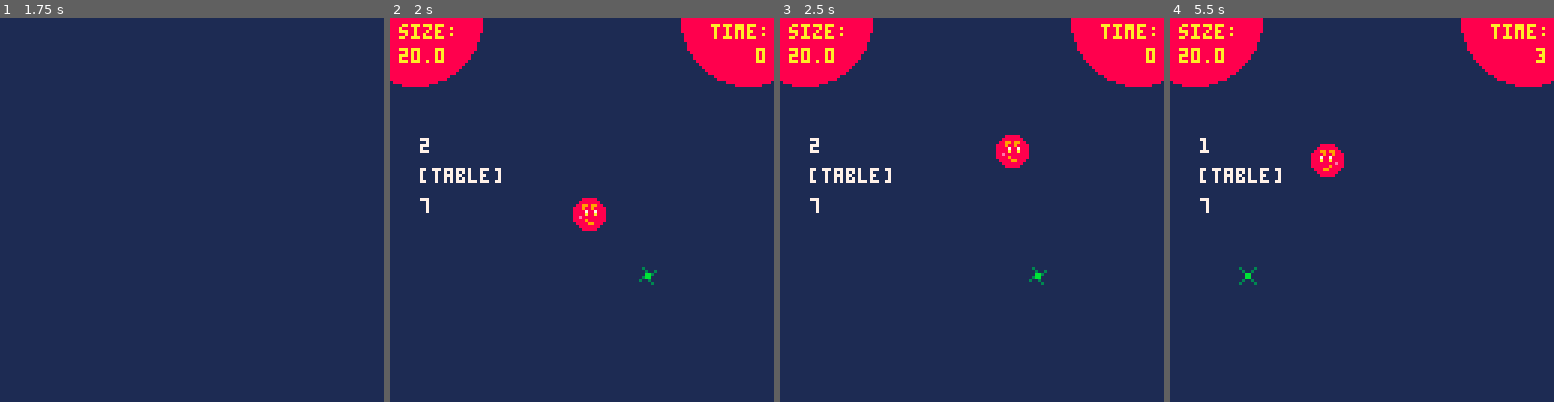
Above: before the commit, frames 1-4 (left to right).
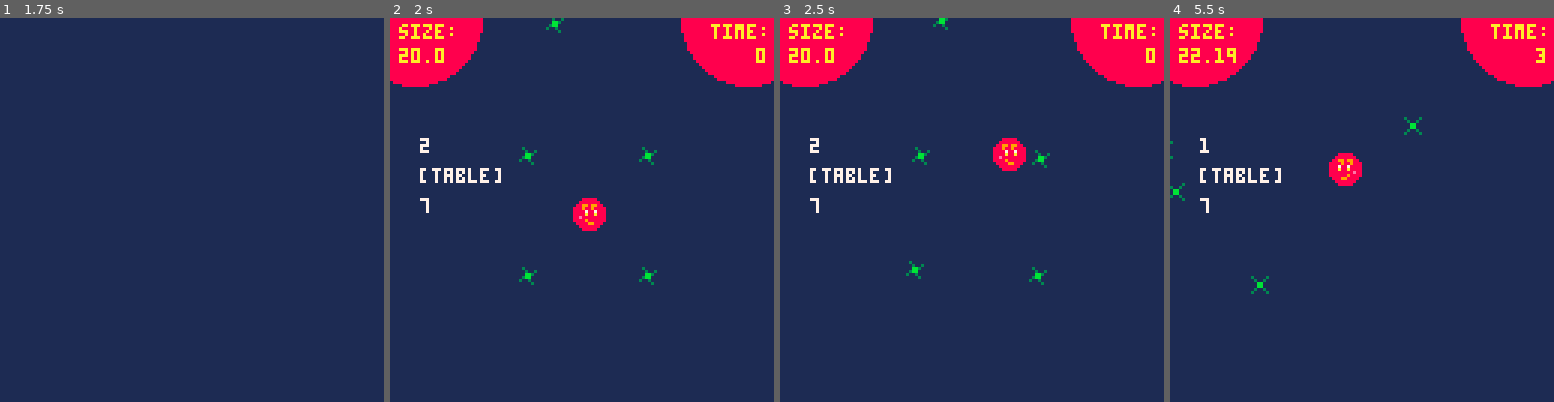
Above: after the commit, the same moments.

Repository: acmcpheron02/beeg
Game: PICO-8 cartridge beeg.p8
Same seed, same stepped clock (60 frames per second), same inputs: the game is played once before the commit and once after it.
Inputs:
- Up to frame 1 (1.75 s): tap X (X key) at 0.33, 1.07 s; hold Right from 1.6 s (still down)
- Up to frame 2 (2 s): keep holding Right; tap X (X key) at 1.85 s
- Up to frame 3 (2.5 s): release Right at 2.1 s; hold Up 2.15-2.42 s; hold Right from 2.47 s (still down)
- Up to frame 4 (5.5 s): tap X (X key) at 2.97, 4.08, 5.2 s; release Right at 3.03 s; hold Left 3.08-3.58 s; hold Down 3.63-3.97 s; hold Right 4.02-4.68 s; hold Up 4.73-5.03 s; hold Left from 5.08 s (still down)

Frame 1 is identical in both runs. In frame 2, 0.3% of the frame differs, in the area x 33-70%, y 0-70%; in frame 3, 0.6%; in frame 4, 1.3%, in the area x 0-66%, y 7-72%.

Commit message:
new sprites for other foods

Diff:
--- a/beeg.p8
+++ b/beeg.p8
@@ -81,10 +81,12 @@
 end
 
 function lvl1_init()
-  player = make_player(600, 600, 6, 6)
+  player = make_player(300, 300, 6, 6)
   cam = make_camera()
-  make_actor("food", 620, 620, 7, 7, food_sprites["plankton"], 16)
-  --make_actor("food", 620, 580, 7, 7, 32)
+  make_actor("food", 320, 320, 7, 7, food_sprites["plankton"], 16)
+  make_actor("food", 280, 320, 7, 7, food_sprites["plankton"], 16)
+  make_actor("food", 320, 280, 7, 7, food_sprites["plankton"], 16)
+  make_actor("food", 280, 280, 7, 7, food_sprites["plankton"], 16)
 end
 
 function lvl1_draw()
@@ -110,9 +112,9 @@
 function lvl1_update()
   player.move()
   cam.cameraDraw()
-  -- while #actors < 16 do
-  --   spawn_food()
-  -- end
+  while #actors < 16 do
+    spawn_food()
+  end
   collisions()
   foreach(particles, update_particles)
   for i in pairs(actors) do
@@ -185,11 +187,11 @@
   end
   function a.move_actor()
     if a.aniseed == nil then
-      a.aniseed = rnd(a.interval)
+      a.aniseed = flr(rnd(a.interval))
     end
     if ani%16 == a.aniseed then
-      a.x += 2
-      a.y += 2
+      a.x += rnd(4)-2
+      a.y += rnd(4)-2
     end
   end
   add(actors, a)
@@ -233,7 +235,7 @@
   p.x_speed = 0
   p.y_speed = 0
   p.mass = 20.0
-  p.base_accel = 0.6
+  p.base_accel = 0.55
   p.base_friction = .45
   p.base_mass = 20
   p.max_speed = 3
@@ -362,7 +364,7 @@
   if spawnDir == 1 then x,y = -64-soff,offset end
   if spawnDir == 2 then x,y = offset,64+soff end
   if spawnDir == 3 then x,y = offset,-64-soff end
-  make_actor("food", x+cam.posx+64, y+cam.posy+64, 7, 7, 32) --make_actor(k,x,y,h,w,s)
+  make_actor("food", x+cam.posx+64, y+cam.posy+64, 6, 6, food_sprites["plankton"],16) --make_actor(k,x,y,h,w,s,ivl)
 end
 
 function eat_fx (pl, t)
@@ -430,8 +432,8 @@
 
 
 __gfx__
-09909900099099000900090009000900000000000000000000000000000000000000000000000000000000000000000000000000000000000000000000000000
-00000000090090009070709000909000000000000000000000000000000000000000000000000000000000000000000000000000000000000000000000000000
+09909900099099000900090000000000000000000000000000000000000000000000000000000000000000000000000000000000000000000000000000000000
+00000000090090009070709009909900000000000000000000000000000000000000000000000000000000000000000000000000000000000000000000000000
 007070000070070000a0a00000000000000000000000000000000000000000000000000000000000000000000000000000000000000000000000000000000000
 00a0a00000a00a00e00000e000707000000000000000000000000000000000000000000000000000000000000000000000000000000000000000000000000000
 e00000e0e00000000090900000a0a000000000000000000000000000000000000000000000000000000000000000000000000000000000000000000000000000
@@ -446,20 +448,20 @@
 11111111c1c11111111cc11111111111c6c11ccccc16c16c00000000000000000000000000000000000000000000000000000000000000000000000000000000
 111111111c11111111111111111111c1111111111111111100000000000000000000000000000000000000000000000000000000000000000000000000000000
 11111111111111111111111111111111111111111111111100000000000000000000000000000000000000000000000000000000000000000000000000000000
-00000000000000000000000000000000000000000000000000000000000000000000000000000000000000000000000000000000000000000000000000000000
-03000030000003000000000000000000000000000000000000000000000000000000000000000000000000000000000000000000000000000000000000000000
-00300300030030000000000000000000000000000000000000000000000000000000000000000000000000000000000000000000000000000000000000000000
-000bb000003bb0000000000000000000000000000000000000000000000000000000000000000000000000000000000000000000000000000000000000000000
-000bb000000bb3000000000000000000000000000000000000000000000000000000000000000000000000000000000000000000000000000000000000000000
-00300300000300300000000000000000000000000000000000000000000000000000000000000000000000000000000000000000000000000000000000000000
-03000030003000000000000000000000000000000000000000000000000000000000000000000000000000000000000000000000000000000000000000000000
-00000000000000000000000000000000000000000000000000000000000000000000000000000000000000000000000000000000000000000000000000000000
-00000000000000000000000000000000000000000000000000000000000000000000000000000000000000000000000000000000000000000000000000000000
-00000000000000000000000000000000000000000000000000000000000000000000000000000000000000000000000000000000000000000000000000000000
-00000000000000000000000000000000000000000000000000000000000000000000000000000000000000000000000000000000000000000000000000000000
-00000000000000000000000000000000000000000000000000000000000000000000000000000000000000000000000000000000000000000000000000000000
-00000000000000000000000000000000000000000000000000000000000000000000000000000000000000000000000000000000000000000000000000000000
-00000000000000000000000000000000000000000000000000000000000000000000000000000000000000000000000000000000000000000000000000000000
+00000000000000000eeeee000eeeee00000000000000000000000000000000000000000000000000000000000000000000000000000000000000000000000000
+0300003000000300efeeeee0efeeeee0400000000000000004000000000000000000000000000000000000000000000000000000000000000000000000000000
+0030030003003000eeeeeeeeeeeeeeee440000004444000004000000444400000000000000000000000000000000000000000000000000000000000000000000
+000bb000003bb0000eeffeee0eeffeee494000449999440004400044999944000000000000000000000000000000000000000000000000000000000000000000
+000bb000000bb30000000fee0000feee494004999999994004900499999999400000000000000000000000000000000000000000000000000000000000000000
+003003000003003000000fee000feee0499449999999999404944999999999940000000000000000000000000000000000000000000000000000000000000000
+03000030003000000000eee000eeee0049999999999b699404999999999b69940000000000000000000000000000000000000000000000000000000000000000
+0000000000000000000eee00000ee00004499999999bb99400449999999bb9940000000000000000000000000000000000000000000000000000000000000000
+00000000000000000000000000000000499999999999999404999999999999940000000000000000000000000000000000000000000000000000000000000000
+00000000000000000000000000000000499449999999999404944999999999940000000000000000000000000000000000000000000000000000000000000000
+000000000000000000000000000000004940049999a999940490049999a999940000000000000000000000000000000000000000000000000000000000000000
+0000000000000000000000000000000049400499999aa94004400499999aa9400000000000000000000000000000000000000000000000000000000000000000
+00000000000000000000000000000000440000499999940004000049999994000000000000000000000000000000000000000000000000000000000000000000
+00000000000000000000000000000000400000044444400004000004444440000000000000000000000000000000000000000000000000000000000000000000
 00000000000000000000000000000000000000000000000000000000000000000000000000000000000000000000000000000000000000000000000000000000
 00000000000000000000000000000000000000000000000000000000000000000000000000000000000000000000000000000000000000000000000000000000
 eeee8882000000000ee88888888888200ee88888888888200000e888888882000000000000000000060000000000000000060000000000000000000000000000
